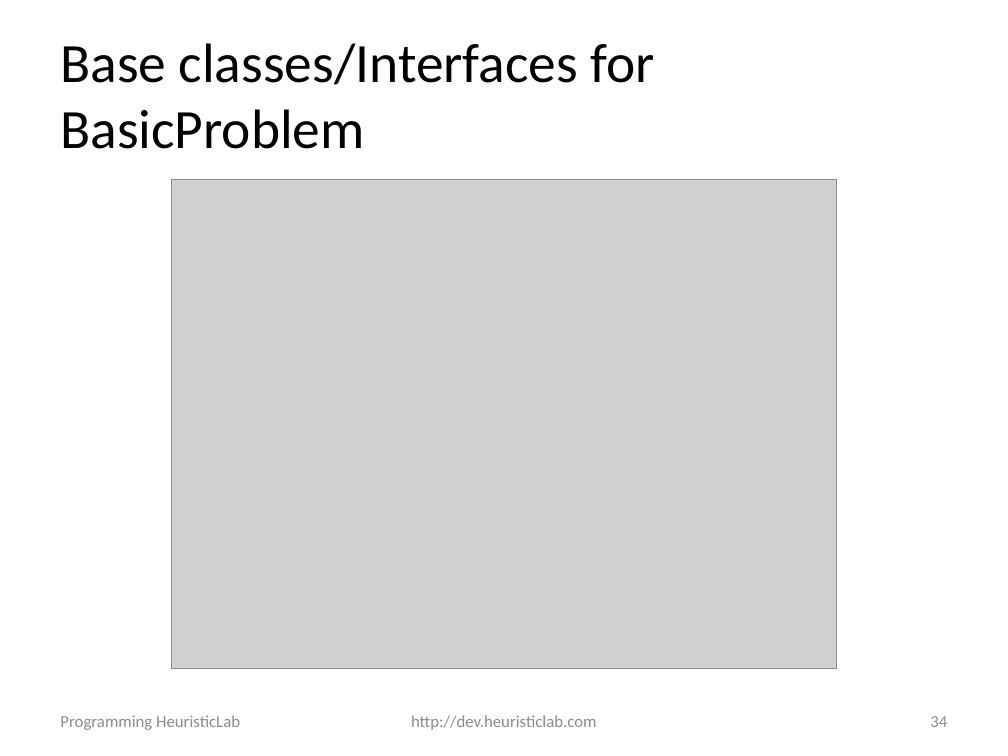
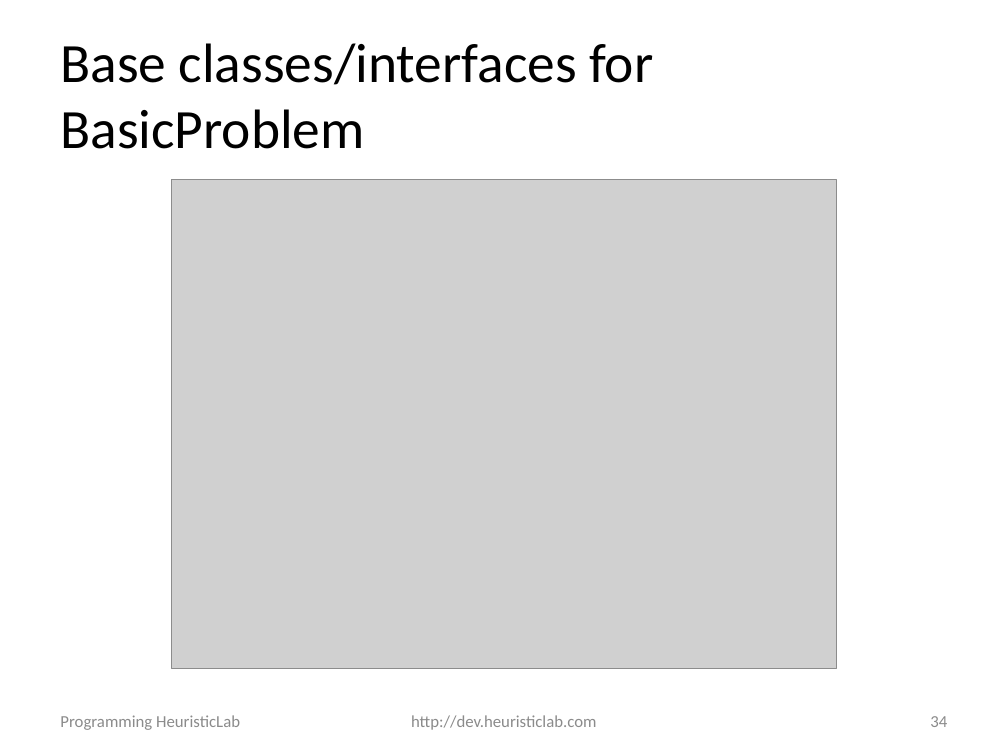
Before and after one commit to heal-research/HeuristicLab, a slide deck: slide 34 of documentation/Tutorials/Programming HeuristicLab - Algorithms and Problems.pptx. Drawn at 1008x756 pixels with LibreOffice and Linux fonts; fonts in the diff are those of the drawing; grey boxes stand for pictures; background and template pictures are left out. Boxes give left, top, right and bottom in pixels: in the first picture for what was removed or moved away, otherwise in the second. Text is boxed around its words. In the diff, an @@ line names an element or a change of style, - is before the commit and + after.

```diff
--- a/documentation/Tutorials/Programming HeuristicLab - Algorithms and Problems.pptx
+++ b/documentation/Tutorials/Programming HeuristicLab - Algorithms and Problems.pptx
@@ title at <box>60,43,653,149</box>: text changed @@
-Base classes/Interfaces for BasicProblem
+Base classes/interfaces for BasicProblem
```
Also in this commit, not shown: 4 other slides changed, 3 other files.
